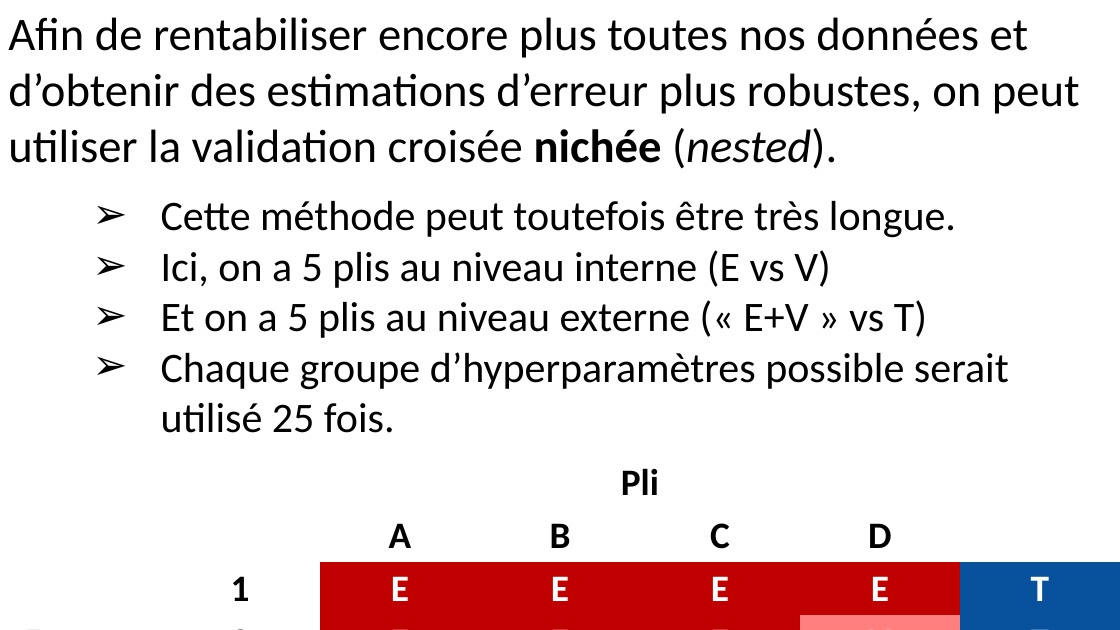
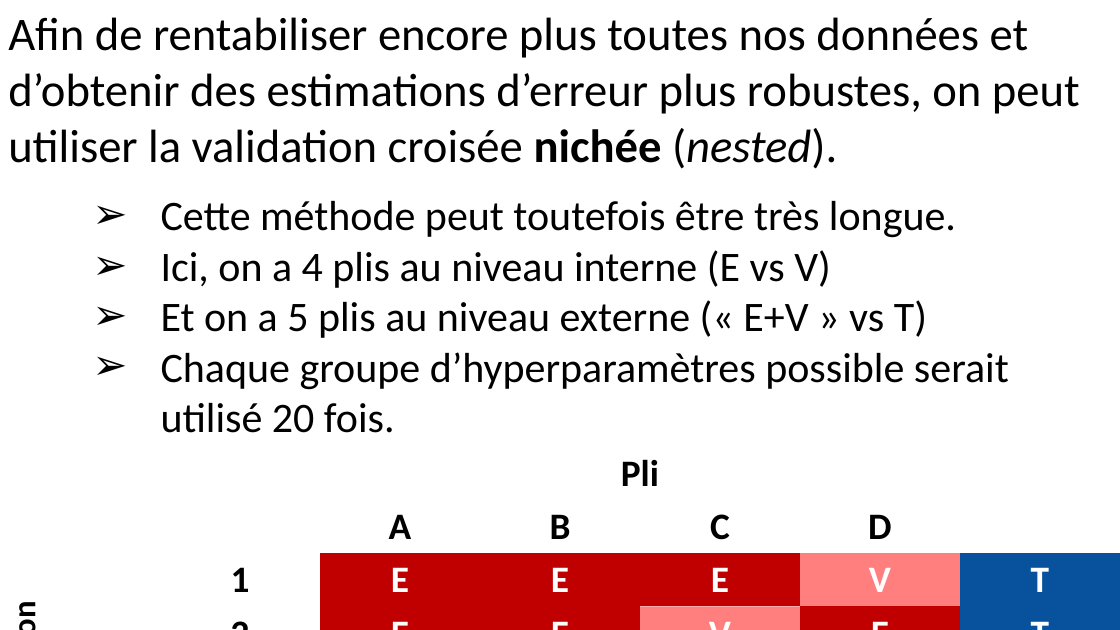
Before and after one commit to pnplab/ML_CRIUSMM, a slide deck: slide 39 of cours_2/img/cours_2.pptx. Drawn at 1120x630 pixels with LibreOffice and Linux fonts; fonts in the diff are those of the drawing. Boxes give left, top, right and bottom in pixels: in the first picture for what was removed or moved away, otherwise in the second. Text is boxed around its words. In the diff, an @@ line names an element or a change of style, - is before the commit and + after.

```diff
--- a/cours_2/img/cours_2.pptx
+++ b/cours_2/img/cours_2.pptx
@@ text at (x1=161, y1=250, x2=831, y2=288): text changed @@
-    ➢ Ici, on a 5 plis au niveau interne (E vs V)
+    ➢ Ici, on a 4 plis au niveau interne (E vs V)
@@ text at (x1=161, y1=352, x2=1009, y2=433): text changed @@
-    ➢ Chaque groupe d’hyperparamètres possible serait utilisé 25 fois.
+    ➢ Chaque groupe d’hyperparamètres possible serait utilisé 20 fois.
@@ table at (x1=0, y1=447, x2=1117, y2=630) @@
-row 3: itération | 1 | E | E | E | E | T
-row 4:  | 2 | E | E | E | V | T
-row 5:  | 3 | E | E | V | E | T
-row 6:  | 4 | E | V | E | E | T
-row 7:  | 5 | V | E | E | E | T
+row 3: Itération | 1 | E | E | E | V | T
+row 4:  | 2 | E | E | V | E | T
+row 5:  | 3 | E | V | E | E | T
+row 6:  | 4 | V | E | E | E | T
@@ table resized from (x1=0, y1=455, x2=1117, y2=630) to (x1=0, y1=447, x2=1117, y2=630) @@
```
Also in this commit, not shown: 2 other slides changed, 50 other files.
